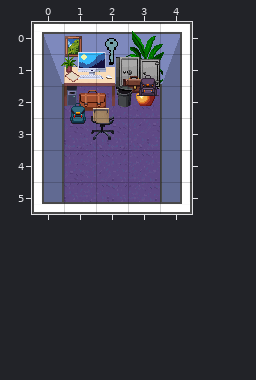
Two states of a Tiled map (JSON), public/break_escape/assets/rooms/small_office_room1_1x1gu.tmj. Above: the version before the commit.
Cells are 32x32 px. Shown: x 0..4, y 0..5.
And afterwards:
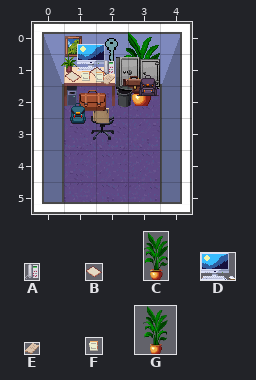
Key: from "objects": A 104 "phone4", B 189 "notes1", C 239 "plant-large11", D 250 "pc5", E 260 "notes3", F 263 "notes2", G 301 "plant-large11-top-ani1".
Objects are placed by their top-left corner, in cells (3,4 is the top-left corner of cell 3,4); size is 1x1 cell unless given.
The exact change:
{"where": "layer \"items\""}
{"now": "G \"plant-large11-top-ani1\" at 2.4,0.3 size 2x2.3"}
{"was": "C \"plant-large11\" at 2.9,0.3 size 1.2x2.4"}
{"where": "layer \"conditional_table_items\""}
{"was": "D \"pc5\" at 1.4,0.9 size 1.1x0.8", "now": "D \"pc5\" at 1.4,0.7 size 1.1x0.8"}
{"now": "A \"phone4\" at 2.2,1.2 size 0.4x0.5"}
{"now": "B \"notes1\" at 1.8,1.4 size 0.5x0.5"}
{"now": "F \"notes2\" at 1.4,1.4 size 0.5x0.5"}
{"now": "E \"notes3\" at 2.1,1.6 size 0.4x0.3"}
{"now": "F \"notes2\" at 1.9,1.5 size 0.5x0.5"}
{"label":"changed","picture_box":[77,31,164,106]}
